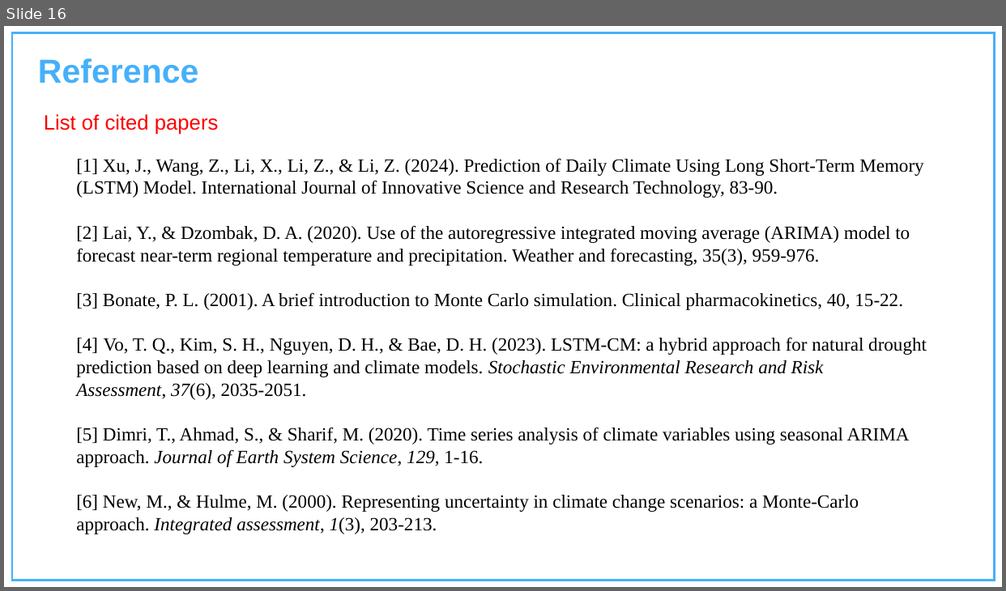
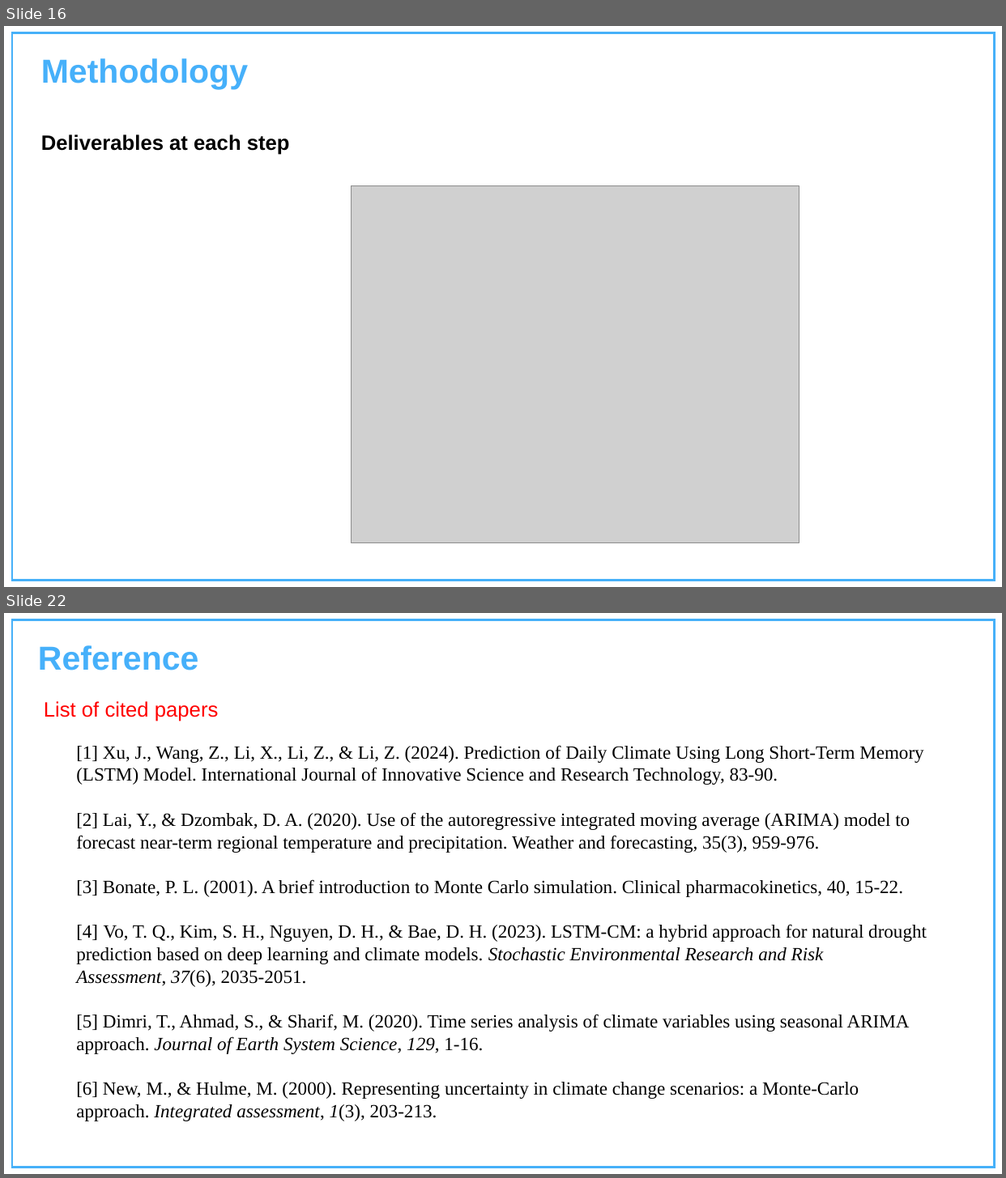
Before and after one commit to Charu-2718/AdaptiPlan, a slide deck: Project Presentation Template.pptx. Shown one above the other, each under a label of ours: slide 16 before the commit, slides 16 and 22 after it; the slides between them are not shown. The pictures are 1006x591 and 1006x1178 pixels, drawn with LibreOffice and Linux fonts; fonts in the diff are those of the drawing; grey boxes stand for pictures; background and template pictures are left out. Boxes give left, top, right and bottom in pixels: in the first picture for what was removed or moved away, otherwise in the second. Text is boxed around its words. In the diff, an @@ line names an element or a change of style, - is before the commit and + after.

```diff
--- a/Project Presentation Template.pptx
+++ b/Project Presentation Template.pptx
@@ slide 16 added at bbox=[4, 26, 1002, 587], background #FFFFFF; not listed: 1 template element that a slide beside it also shows @@
@@ text added at bbox=[41, 58, 290, 155], 20 pt, text #000000, bold @@
+Methodology
+Deliverables at each step
@@ picture added at bbox=[351, 186, 799, 544] @@
@@ what was slide 16 is now slide 22 @@
```
Also in this commit, not shown: 1 slide changed, 5 other slides added.
